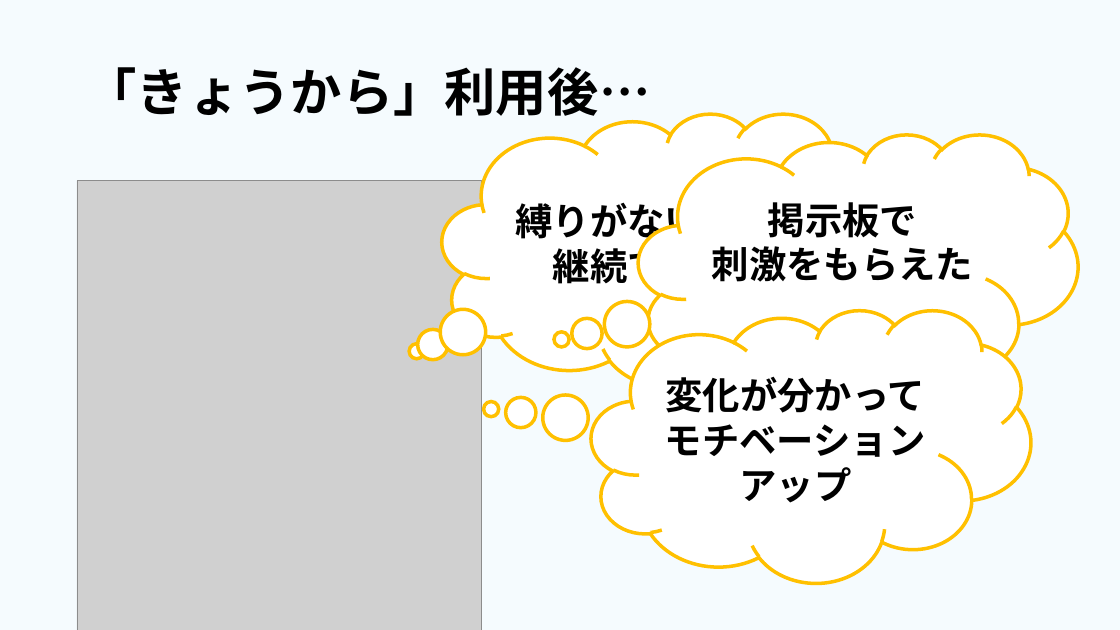
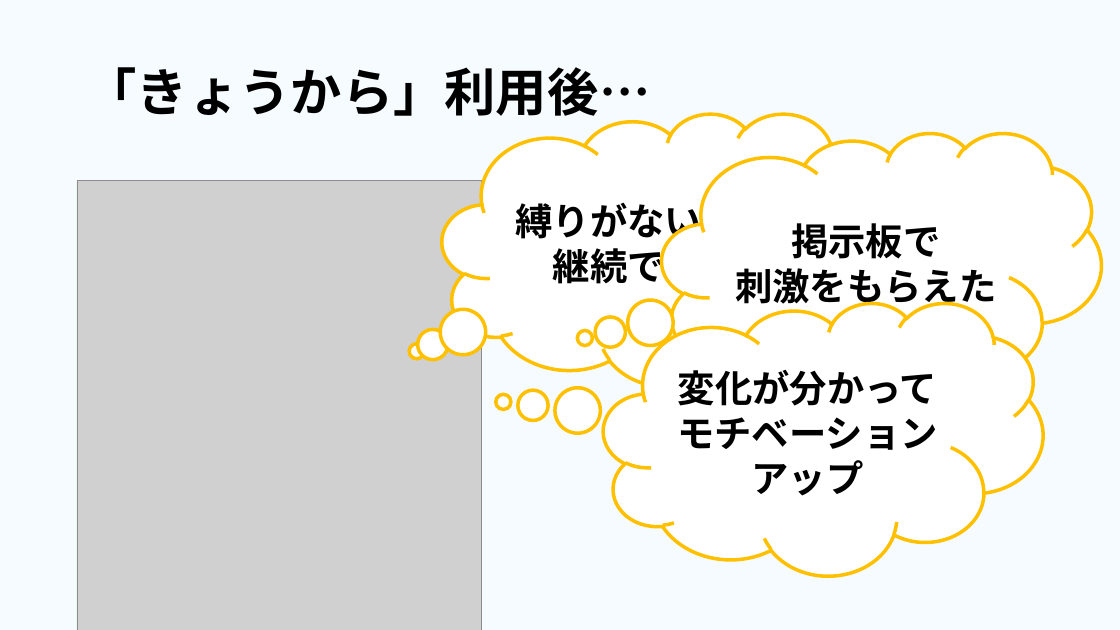
Before and after one commit to dojo2023/E-4, a slide deck: slide 17 of 共有用フォルダー/成果発表.pptx (slide 18 before the commit). Drawn at 1120x630 pixels with LibreOffice and Linux fonts; fonts in the diff are those of the drawing; grey boxes stand for pictures. Boxes give left, top, right and bottom in pixels: in the first picture for what was removed or moved away, otherwise in the second. Text is boxed around its words. In the diff, an @@ line names an element or a change of style, - is before the commit and + after.

```diff
--- a/共有用フォルダー/成果発表.pptx
+++ b/共有用フォルダー/成果発表.pptx
@@ thought cloud "掲示板で": place and size @@
-thought cloud "掲示板で" at <box>639,134,1078,408</box>
+thought cloud "掲示板で" at <box>662,133,1102,406</box>
@@ thought cloud "変化が分かって": place and size @@
-thought cloud "変化が分かって" at <box>592,310,1031,583</box>
+thought cloud "変化が分かって" at <box>604,302,1044,576</box>
```
Also in this commit, not shown: 4 other slides changed, 3 slides added, 1 slide removed.
